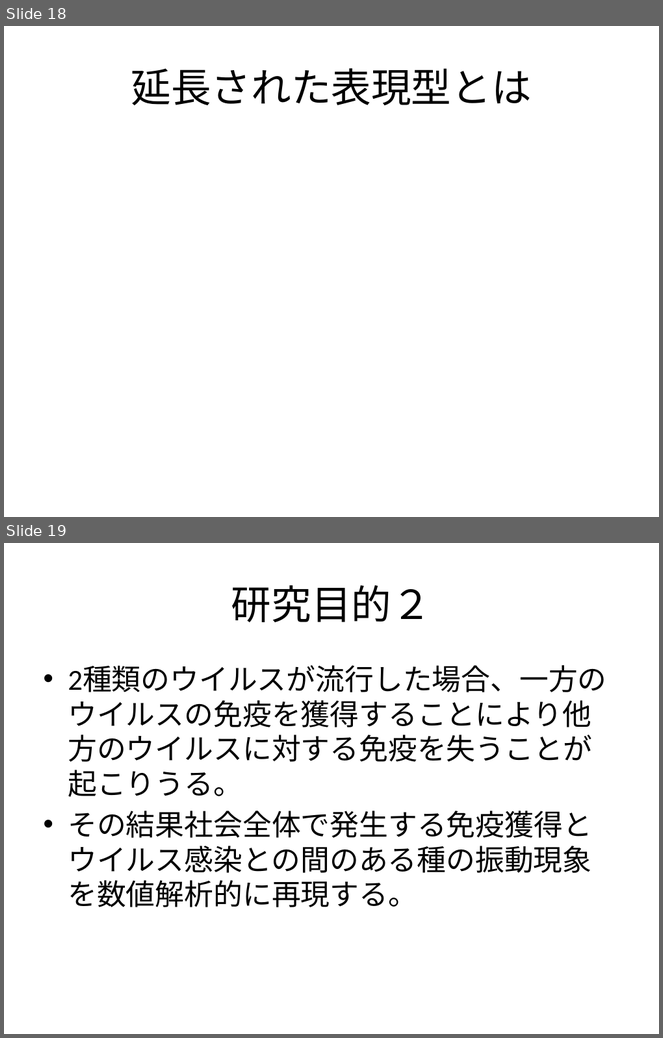
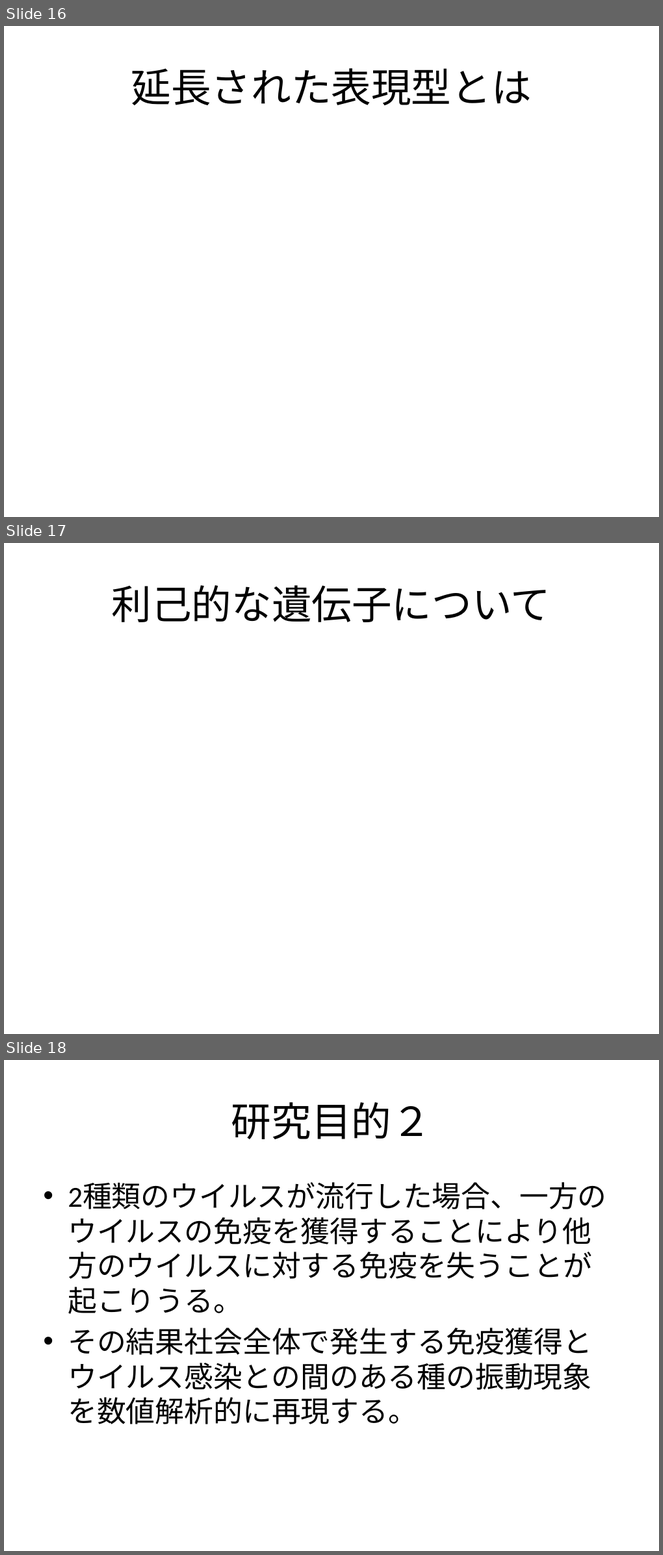
Before and after one commit to nkud/Research-BB, a slide deck: ppt/卒業研究.pptx. Shown one above the other, each under a label of ours: slides 18 and 19 before the commit, slides 16, 17 and 18 after it. The pictures are 663x1038 and 663x1555 pixels, drawn with LibreOffice and Linux fonts; fonts in the diff are those of the drawing. Boxes give left, top, right and bottom in pixels: in the first picture for what was removed or moved away, otherwise in the second. Text is boxed around its words. In the diff, an @@ line names an element or a change of style, - is before the commit and + after.

```diff
--- a/ppt/卒業研究.pptx
+++ b/ppt/卒業研究.pptx
@@ slide 17 added at bbox=[4, 543, 659, 1034], background #FFFFFF @@
@@ title added at bbox=[112, 585, 551, 622], 44 pt, text #000000 @@
+利己的な遺伝子について
@@ what was slide 18 is now slide 16 @@
@@ what was slide 19 is now slide 18 @@
```
Also in this commit, not shown: 3 slides changed, 1 other slide added, 3 slides removed.
